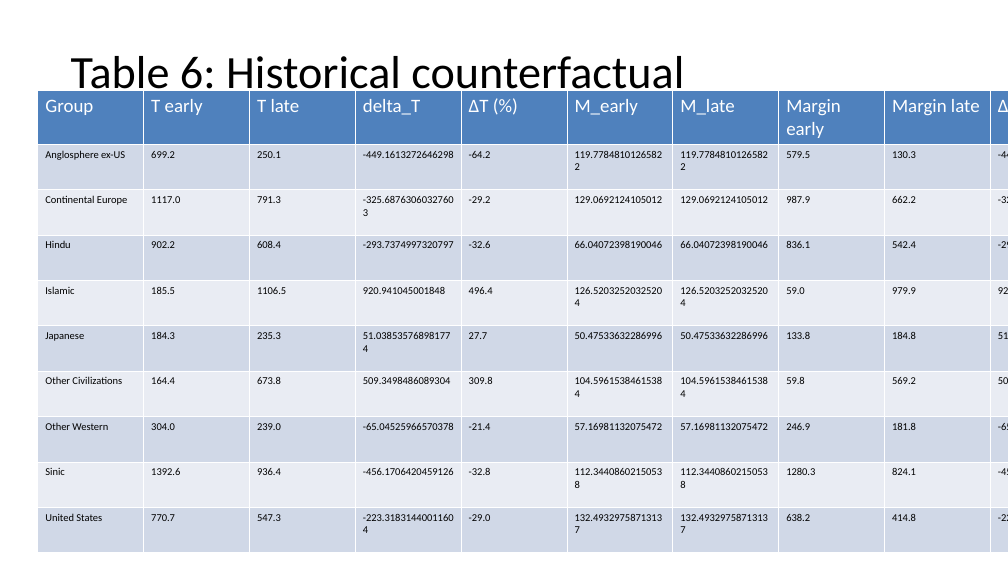
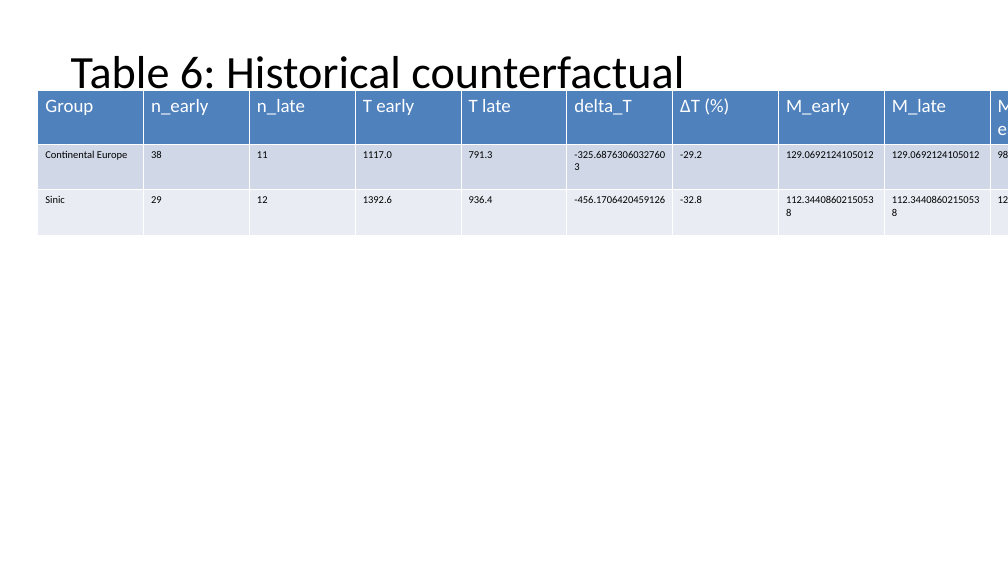
Before and after one commit to bougtoir/heat-accidents-mortality, a slide deck: slide 11 of researcher_mobility_ode/docs/manuscript_full_article_figures.pptx. Drawn at 1008x567 pixels with LibreOffice and Linux fonts; fonts in the diff are those of the drawing. Boxes give left, top, right and bottom in pixels: in the first picture for what was removed or moved away, otherwise in the second. Text is boxed around its words. In the diff, an @@ line names an element or a change of style, - is before the commit and + after.

```diff
--- a/researcher_mobility_ode/docs/manuscript_full_article_figures.pptx
+++ b/researcher_mobility_ode/docs/manuscript_full_article_figures.pptx
@@ table at bbox=[38, 91, 1008, 227] @@
-Group | T early | T late | delta_T | ΔT (%) | M_early | M_late | Margin early | Margin late | Δ margin
-Anglosphere ex-US | 699.2 | 250.1 | -449.1613272646298 | -64.2 | 119.77848101265822 | 119.77848101265822 | 579.5 | 130.3 | -449.2
-Continental Europe | 1117.0 | 791.3 | -325.68763060327603 | -29.2 | 129.0692124105012 | 129.0692124105012 | 987.9 | 662.2 | -325.7
-Hindu | 902.2 | 608.4 | -293.7374997320797 | -32.6 | 66.04072398190046 | 66.04072398190046 | 836.1 | 542.4 | -293.7
-Islamic | 185.5 | 1106.5 | 920.941045001848 | 496.4 | 126.52032520325204 | 126.52032520325204 | 59.0 | 979.9 | 920.9
-Japanese | 184.3 | 235.3 | 51.038535768981774 | 27.7 | 50.47533632286996 | 50.47533632286996 | 133.8 | 184.8 | 51.0
-Other Civilizations | 164.4 | 673.8 | 509.3498486089304 | 309.8 | 104.59615384615384 | 104.59615384615384 | 59.8 | 569.2 | 509.3
-Other Western | 304.0 | 239.0 | -65.04525966570378 | -21.4 | 57.16981132075472 | 57.16981132075472 | 246.9 | 181.8 | -65.0
-Sinic | 1392.6 | 936.4 | -456.1706420459126 | -32.8 | 112.34408602150538 | 112.34408602150538 | 1280.3 | 824.1 | -456.2
-United States | 770.7 | 547.3 | -223.31831440011604 | -29.0 | 132.49329758713137 | 132.49329758713137 | 638.2 | 414.8 | -223.3
+Group | n_early | n_late | T early | T late | delta_T | ΔT (%) | M_early | M_late | Margin early | Margin late | Δ margin
+Continental Europe | 38 | 11 | 1117.0 | 791.3 | -325.68763060327603 | -29.2 | 129.0692124105012 | 129.0692124105012 | 987.9 | 662.2 | -325.7
+Sinic | 29 | 12 | 1392.6 | 936.4 | -456.1706420459126 | -32.8 | 112.34408602150538 | 112.34408602150538 | 1280.3 | 824.1 | -456.2
```
Also in this commit, not shown: 12 other files.
